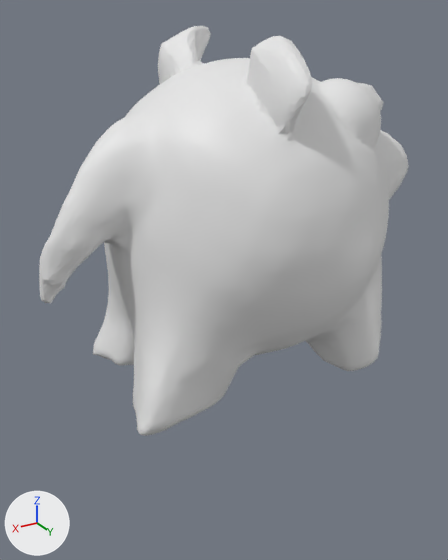
Renders of the Blender file learning/pig.blend from each side of a commit.
One viewpoint serves both versions: a 50 mm lens placed at (2.22, 3.42, 1.25), pointed at (0.18, 0.02, -0.45). The lights are fixed; the arrows at lower left show +X, +Y and +Z. The first picture is the older version.

The first picture shows 'pig'.
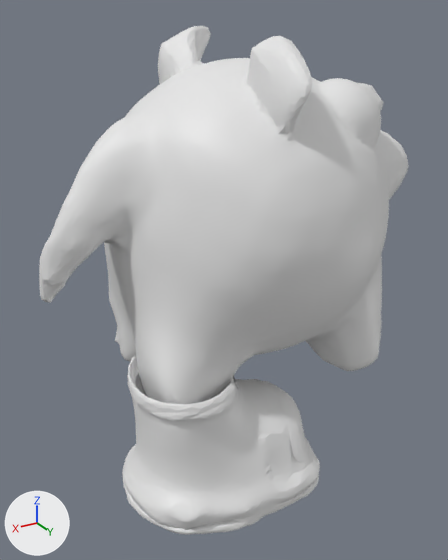
Location of each change, [x1, y1, x2, y2] in pixels of the pictures (448 x 560 px; the box of a moved part takes in the faces that stretch with it):
```json
{"object": "pig", "change": "reshaped", "before": [39, 26, 409, 436], "after": [39, 26, 409, 404], "on screen": "8% shorter"}
{"object": "Cube", "change": "added", "after": [122, 353, 320, 534]}
{"part": 1, "of": "me_icosphere_001", "change": "moved or reshaped", "before": [93, 258, 269, 436], "after": [107, 258, 269, 404]}
```

The change, as JSON lines over the scene's bpy script:
```json
{"op": "add", "block": "mat_material", "code": ["mat_material = principled_material('Material')", "mat_material.base_color = (0.8, 0.8, 0.8)  # white #e7e7e7"]}
{"block": "me_icosphere_001", "where": "# used by ob_pig; location = (-0.439, 0.36, 0.602); scale = (0.283, 0.283, 0.283)"}
{"op": "remove", "block": "me_icosphere_001", "code": "me_icosphere_001.from_pydata(...)  # 16712 vertices, 16710 faces; spans x -2.42..6.57, y -4.94..2.04, z -6.03..2.02"}
{"op": "add", "block": "me_icosphere_001", "code": "me_icosphere_001.from_pydata(...)  # 16712 vertices, 16710 faces; spans x -2.42..6.57, y -4.94..2.04, z -6.04..2.02"}
{"block": "me_icosphere_001", "change": "me_icosphere_001 part 1: 2099 of 16712 vertices moved; they spanned x 1.69..5.35, y -4.0..1.09, z -6.03..-2.78 and now span x 1.68..4.87, y -4.0..1.09, z -6.04..-2.77; mean shift (-0.1, 0.04, 0.0); largest move (4.88, -3.39, -5.76) -> (4.2, -3.46, -5.58)"}
{"block": "me_icosphere_001", "change": "other edits to the shape of me_icosphere_001 do not show in these pictures"}
{"op": "add", "block": "me_cube", "code": ["me_cube = bpy.data.meshes.new('Cube')", "me_cube.from_pydata(...)  # 13183 vertices, 11887 faces, 2 loose edges; spans x -0.62..0.78, y -0.61..0.98, z -1.41..0.66", "me_cube.materials.append(mat_material)  # white #e7e7e7"]}
{"op": "add", "block": "ob_cube", "code": ["ob_cube = bpy.data.objects.new('Cube', me_cube)", "ob_cube.location = (0.694, 0.358, -1.376)", "ob_cube.rotation_euler = (1.571, 0.0, 1.526)  # degrees (90, 0, 87)", "ob_cube.scale = (0.736, 0.591, 0.637)"]}
```
